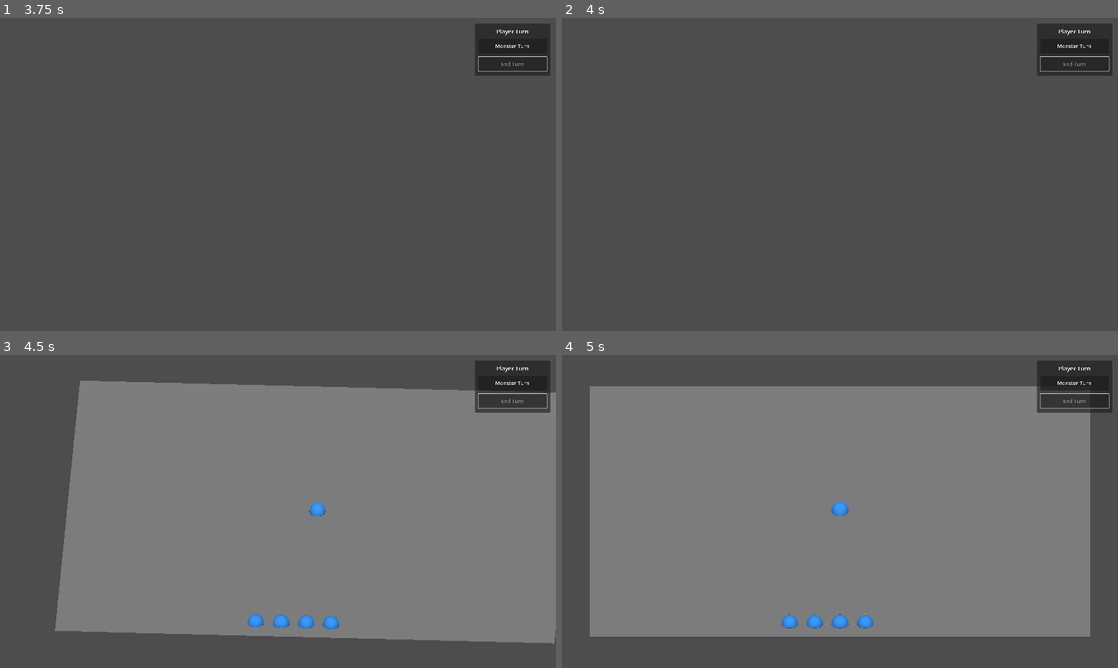
Above: before the commit, frames 1-4 (two rows, left to right).
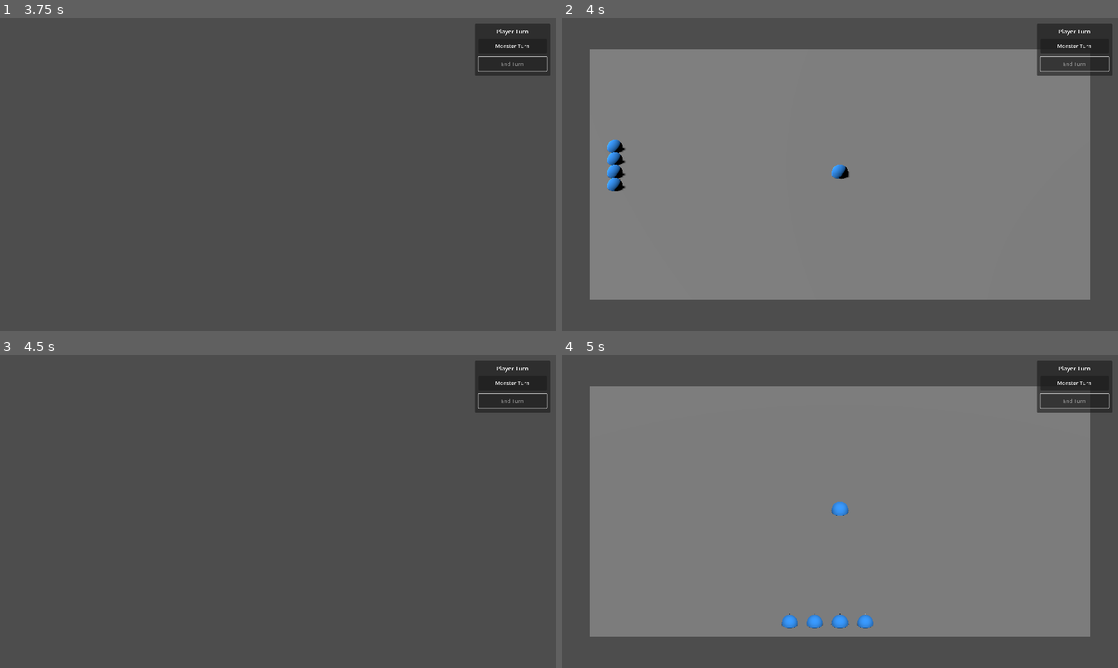
Above: after the commit, the same moments.

Repository: aartcmeijer-hash/silt-2
Game: Godot game, scene res://scenes/menus/main_menu.tscn
The game is run twice, just before and just after one commit, with the same random seed, the same clock (stepped at 60 frames per second) and the same inputs.
Inputs:
- Up to frame 1 (3.75 s): click "Play" at 0.5 s; click "Low risk, low reward" at 1.25 s; click "Monster Turn" at 2 s; click "End Turn" at 2.75 s; tap Enter at 3.5 s; hold E (rotate_right) from 3.53 s (still down)
- Up to frame 2 (4 s): keep holding E (rotate_right)
- Up to frame 3 (4.5 s): tap Space at 4.25 s; release E (rotate_right) at 4.28 s; hold Q (rotate_left) from 4.28 s (still down)
- Up to frame 4 (5 s): keep holding Q (rotate_left)

Frame 1 is identical in both runs. In frame 2, 71% of the frame differs, in the area x 5-95%, y 10-90%; in frame 3, 69%; in frame 4, nothing differs.

Commit message:
fix: camera now orbits around grid instead of rotating in place
Changed from rotating camera.rotation_degrees.y (spinning in place)
to calculating new orbital positions around the grid center.

Camera now moves in a circle around Vector3.ZERO at constant distance
(1000 units) and height (~577 units for 30° angle), always looking at
the grid center.

Uses sin/cos for XZ plane orbital movement.

Co-Authored-By: Claude Sonnet 4.5 <noreply@anthropic.com>

Diff:
--- a/scripts/game/tactical_game_screen.gd
+++ b/scripts/game/tactical_game_screen.gd
@@ -89,6 +89,20 @@
 	is_rotating = true
 
 	var target_angle := fmod(current_angle + delta_angle + 360, 360)
+	var target_radians := deg_to_rad(target_angle)
+
+	# Calculate new camera position orbiting around grid center
+	var grid_center := Vector3.ZERO
+	var camera_distance := 1000.0
+	var camera_angle := 30.0
+	var camera_height := camera_distance * tan(deg_to_rad(camera_angle))
+
+	# Orbit position using trigonometry (XZ plane)
+	var target_position := Vector3(
+		sin(target_radians) * camera_distance,
+		camera_height,
+		cos(target_radians) * camera_distance
+	)
 
 	# Kill existing tween if rotating again
 	if rotation_tween:
@@ -97,7 +111,15 @@
 	rotation_tween = create_tween()
 	rotation_tween.set_ease(Tween.EASE_IN_OUT)
 	rotation_tween.set_trans(Tween.TRANS_CUBIC)
-	rotation_tween.tween_property(camera, "rotation_degrees:y", target_angle, 0.25)
+	rotation_tween.set_parallel(true)
+
+	# Tween camera position to orbit around grid
+	rotation_tween.tween_property(camera, "position", target_position, 0.25)
+
+	# Tween camera to look at grid center
+	rotation_tween.chain()
+	rotation_tween.tween_callback(func(): camera.look_at(grid_center, Vector3.UP))
+
 	rotation_tween.finished.connect(_on_rotation_complete)
 
 	current_angle = target_angle
